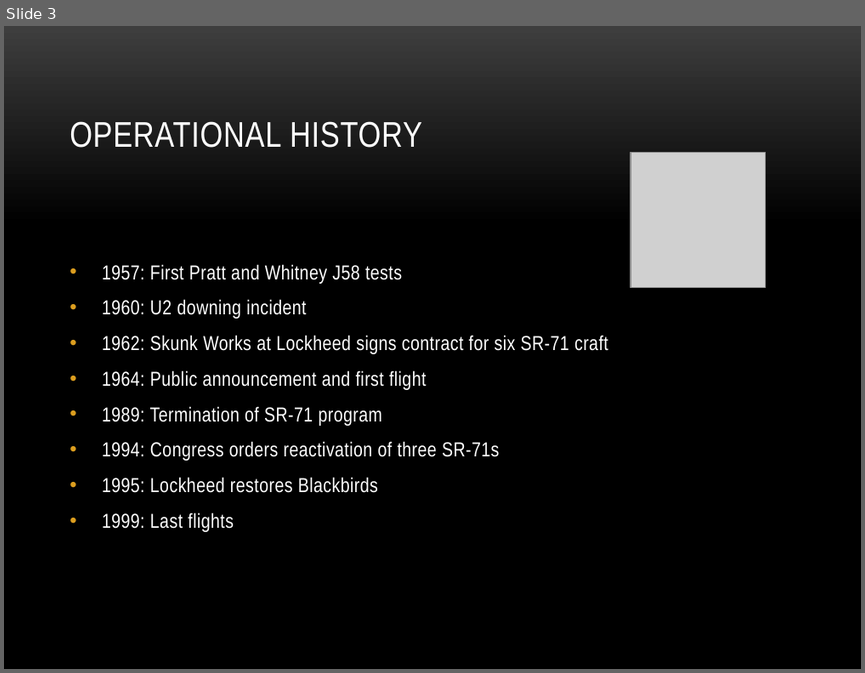
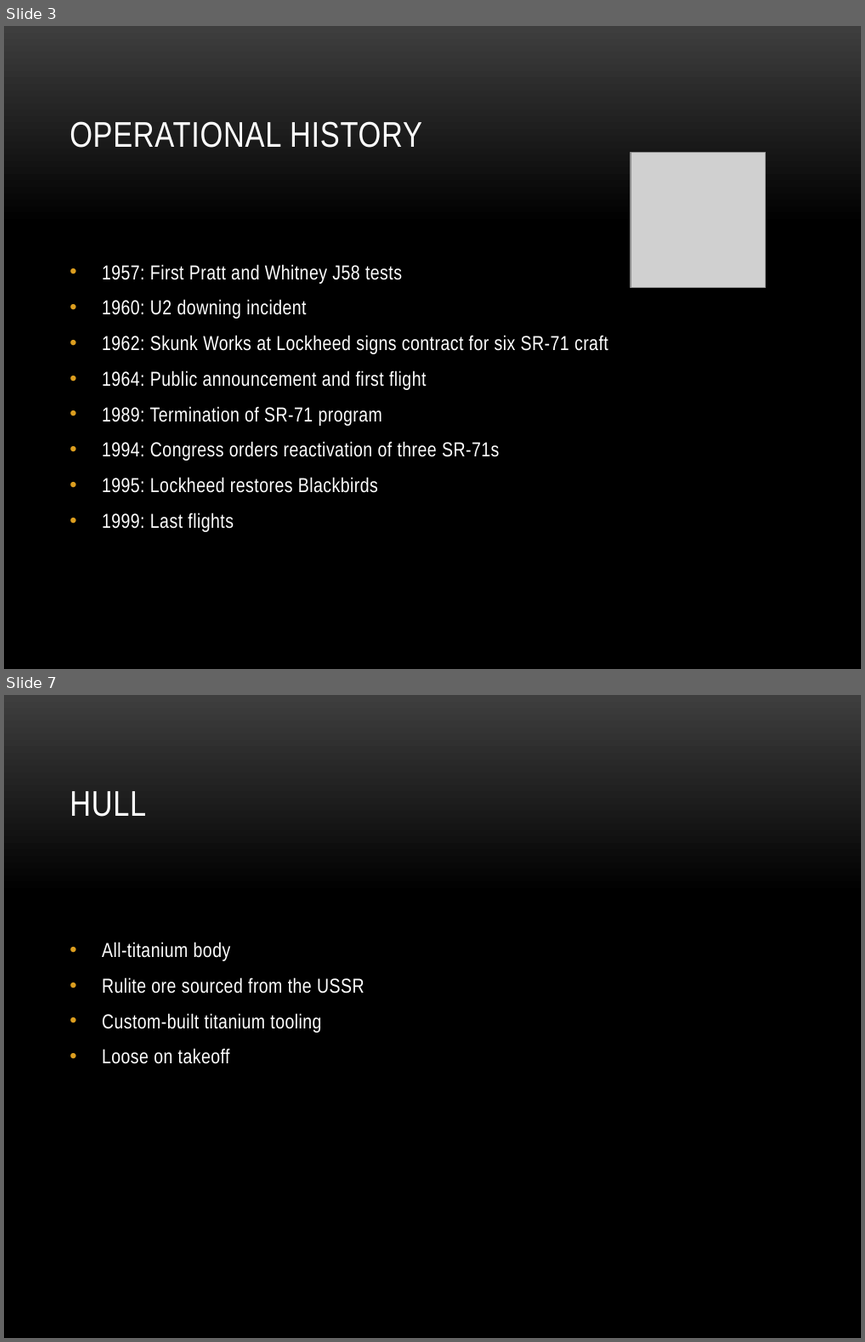
Before and after one commit to nakulj/writ-340, a slide deck: Illumin/presentation.pptx. Shown one above the other, each under a label of ours: slide 3 before the commit, slides 3 and 7 after it; the slides between them are not shown. The pictures are 865x673 and 865x1342 pixels, drawn with LibreOffice and Linux fonts; fonts in the diff are those of the drawing; grey boxes stand for pictures; background and template pictures are left out. Boxes give left, top, right and bottom in pixels: in the first picture for what was removed or moved away, otherwise in the second. Text is boxed around its words. In the diff, an @@ line names an element or a change of style, - is before the commit and + after.

```diff
--- a/Illumin/presentation.pptx
+++ b/Illumin/presentation.pptx
@@ slide 7 added at [4,695,861,1338], background picture (left out) @@
@@ title added at [69,791,146,817], 30 pt, text #FFFFFF @@
+HULL
@@ text added at [102,941,364,1064], 17 pt, text #FFFFFF @@
+• All-titanium body
+• Rulite ore sourced from the USSR
+• Custom-built titanium tooling
+• Loose on takeoff
```
Also in this commit, not shown: 1 slide changed, 2 other slides added, 1 slide removed, 4 other files.
